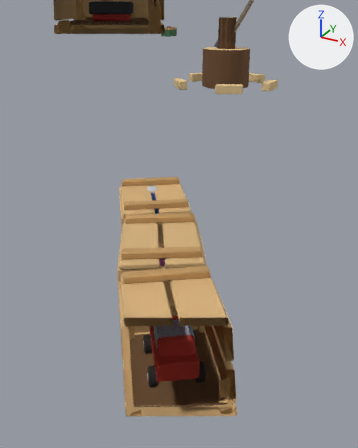
An edit to the glTF model personal-website/public/models/cabin/props.glb, drawn before and after from the same camera.
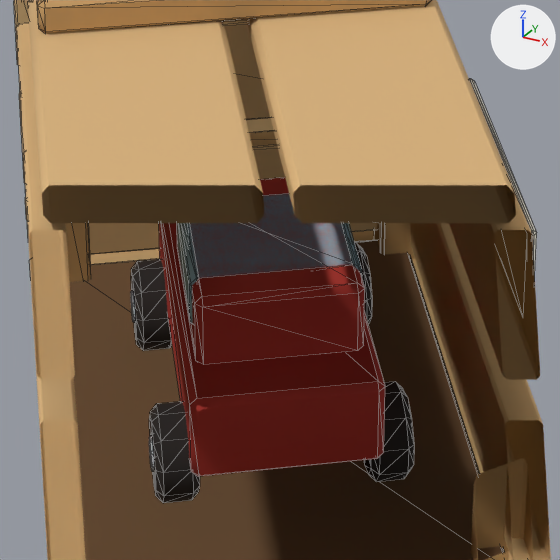
Old and new are each drawn from a 50 mm lens placed at (8.278, -11.823, 0.946), pointed at (7.845, -11.037, 0.553) and again close up on the part from 32% to 67% of the width and 62% to 89% of the height. Every picture has the same lights, and +X, +Y and +Z are marked at upper right. The older version's two pictures come first. The close-ups show mesh edges as thin lines. Everything nearer to the camera than a plane just in front of the edit is cut away. Where no turn or scale is listed for an object, it has been applied to the vertices. Vertices at exactly the same position are counted once.

Objects in the first close-up: 'Crate_3.001', 'Crate_3_Item', 'Crate_3_Lid', 'Crate_4.001'.
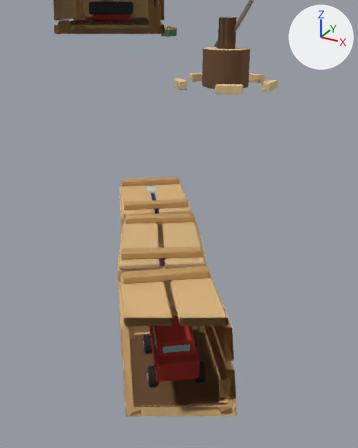
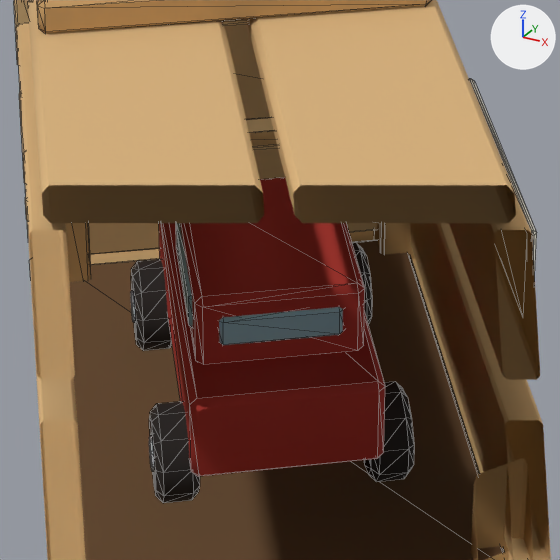
Location of each change, [x1, y1, x2, y2] in pixels of the close-ups (560 x 560 px; the box of a moved part takes in the faces that stretch with it):
part 1 of me_crate_3_item, moved or reshaped: before [177, 194, 362, 324]; after [176, 223, 193, 328]
part 2 of me_crate_3_item, added (blue): after [219, 307, 343, 345]

What changed in the scene script:
```text
Change me_crate_3_item:
    used by ob_crate_3_item; location = (7.88, -11.1256, 0.3338)
    remove me_crate_3_item.from_pydata(...)  # 472 vertices, 892 faces; spans x -0.082..0.084, y -0.087..0.084, z -0.049..0.049
    add me_crate_3_item.from_pydata(...)  # 496 vertices, 936 faces; spans x -0.082..0.084, y -0.087..0.084, z -0.049..0.049
    me_crate_3_item part 1: the loose piece of 24 vertices spanning x -0.038..0.052, y -0.053..0.034, z 0.024..0.049 is scaled about its middle by (1.01, 1.01, 0.766), then moved by (0.0, 0.0, -0.004)
    me_crate_3_item part 2: a new loose piece of 24 vertices spanning x -0.039..0.053, y -0.059..0.04, z 0.024..0.041, in mat_glass (blue #a9cfe0)
```
